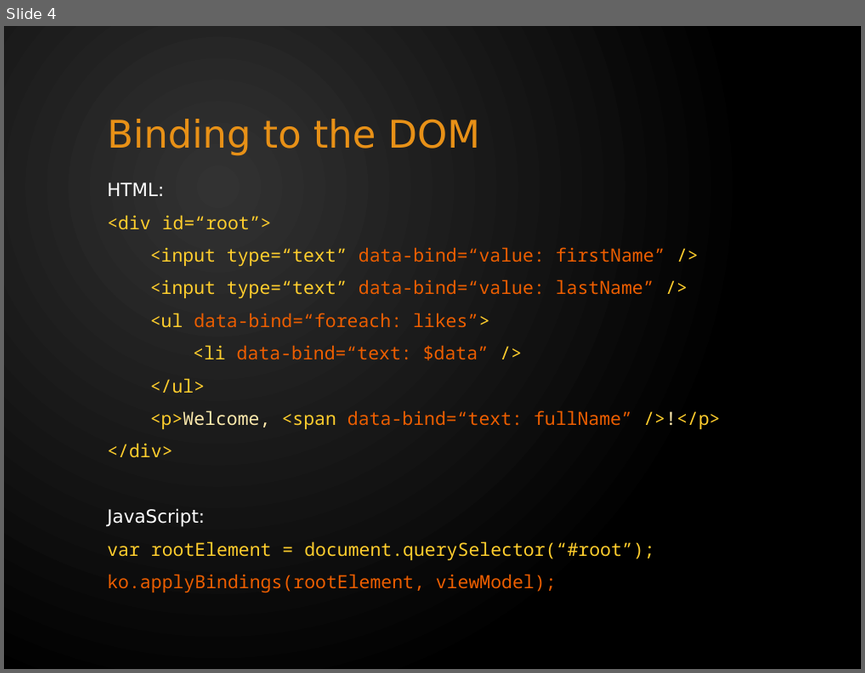
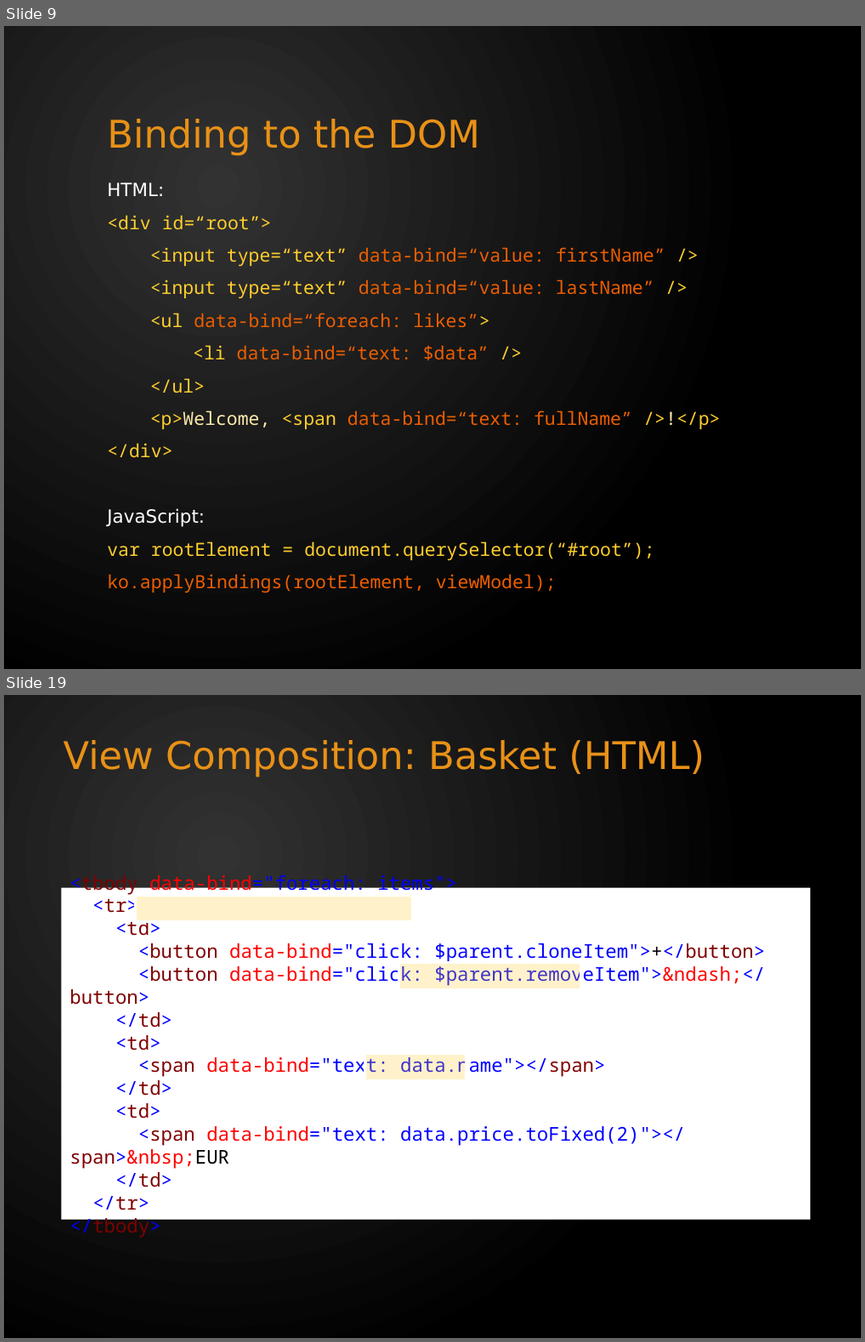
Before and after one commit to tomas-skalicky/c24.PizzaDiNoccatello, a slide deck: docs/Knockout - Quick Intro.pptx. Shown one above the other, each under a label of ours: slide 4 before the commit, slides 9 and 19 after it; the slides between them are not shown. The pictures are 865x673 and 865x1342 pixels, drawn with LibreOffice and Linux fonts; fonts in the diff are those of the drawing. Boxes give left, top, right and bottom in pixels: in the first picture for what was removed or moved away, otherwise in the second. Text is boxed around its words. In the diff, an @@ line names an element or a change of style, - is before the commit and + after.

```diff
--- a/docs/Knockout - Quick Intro.pptx
+++ b/docs/Knockout - Quick Intro.pptx
@@ slide 19 added at (x1=4, y1=695, x2=861, y2=1338), background gradient #323232 to #000000 @@
@@ title added at (x1=64, y1=740, x2=704, y2=777), 32 pt, text #E89117 @@
+View Composition: Basket (HTML)
@@ rectangle added at (x1=62, y1=888, x2=811, y2=1219), fill #FFFFFF, 16 pt, text #0000FF @@
+<tbody data-bind="foreach: items">
+<tr>
+<td>
+<button data-bind="click: $parent.cloneItem">+</button>
+<button data-bind="click: $parent.removeItem">&ndash;</button>
+</td>
+<td>
+<span data-bind="text: data.name"></span>
+</td>
+<td>
+<span data-bind="text: data.price.toFixed(2)"></span>&nbsp;EUR
+</td>
+</tr>
+</tbody>
@@ rectangle added at (x1=136, y1=895, x2=413, y2=921), fill #FFCE2D at 25% opacity, outline #FFFFFF 2.25 pt @@
@@ rectangle added at (x1=399, y1=962, x2=581, y2=989), fill #FFCE2D at 25% opacity, outline #FFFFFF 2.25 pt @@
@@ rectangle added at (x1=364, y1=1053, x2=466, y2=1080), fill #FFCE2D at 25% opacity, outline #FFFFFF 2.25 pt @@
@@ what was slide 4 is now slide 9 @@
```
Also in this commit, not shown: 22 other slides added, 5 slides removed.
